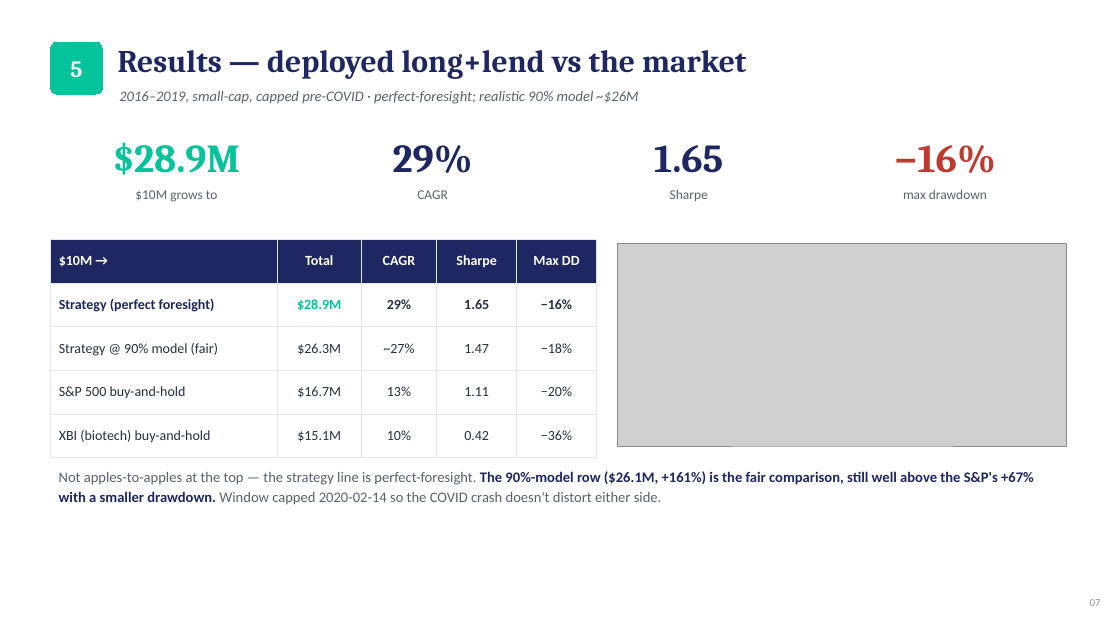
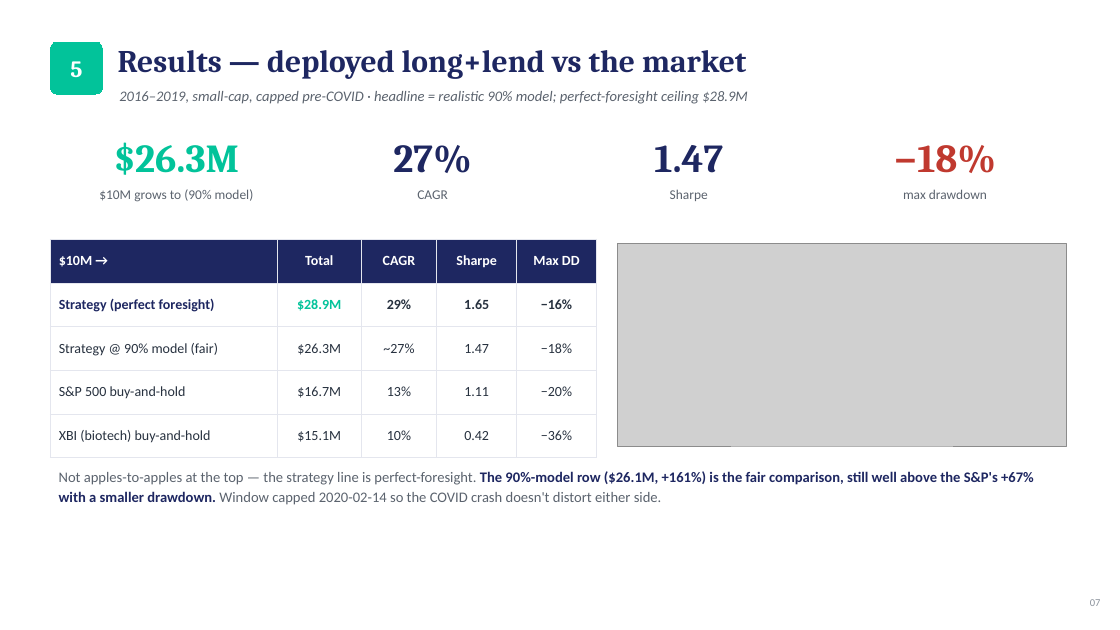
Before and after one commit to zenotheboi/hedgefund-analysis, a slide deck: slide 7 of reports/IC_Biotech_Catalyst_Strategy.pptx. Drawn at 1120x630 pixels with LibreOffice and Linux fonts; fonts in the diff are those of the drawing; grey boxes stand for pictures. Boxes give left, top, right and bottom in pixels: in the first picture for what was removed or moved away, otherwise in the second. Text is boxed around its words. In the diff, an @@ line names an element or a change of style, - is before the commit and + after.

Commit message:
Swap hero to realistic 90% model ($26.3M); re-baseline detailed report to long+lend
- IC brief + deck hero: headline is now the realistic 90%-model result
  ($26.3M / 27% / 1.47 / -18%), perfect-foresight $28.9M shown as the ceiling
- Detailed report fully re-baselined to the deployed long+lend book:
  per-scenario leg-split (drop-short proof), benchmark vs S&P/XBI + 90% row,
  hedged-vs-unhedged, OAT at 90/80 (borrow rate dominates), long+lend MC with
  P(loss)=0% + regime caveat, corrected P&L, sample sizes (320=217+103);
  stale sensitivity tornado removed

```diff
--- a/reports/IC_Biotech_Catalyst_Strategy.pptx
+++ b/reports/IC_Biotech_Catalyst_Strategy.pptx
@@ text at [119, 91, 748, 104]: text changed @@
-2016–2019, small-cap, capped pre-COVID · perfect-foresight; realistic 90% model ~$26M
+2016–2019, small-cap, capped pre-COVID · headline = realistic 90% model; perfect-foresight ceiling $28.9M
@@ text at [114, 142, 240, 175]: text changed @@
-$28.9M
+$26.3M
@@ text at [393, 145, 471, 173]: text changed @@
-29%
+27%
@@ text at [654, 145, 723, 173]: text changed @@
-1.65
+1.47
@@ text at [894, 145, 996, 173]: text changed @@
-−16%
+−18%
@@ text at [99, 189, 254, 202]: text changed @@
-$10M grows to
+$10M grows to (90% model)
```
Also in this commit, not shown: 3 other files.
